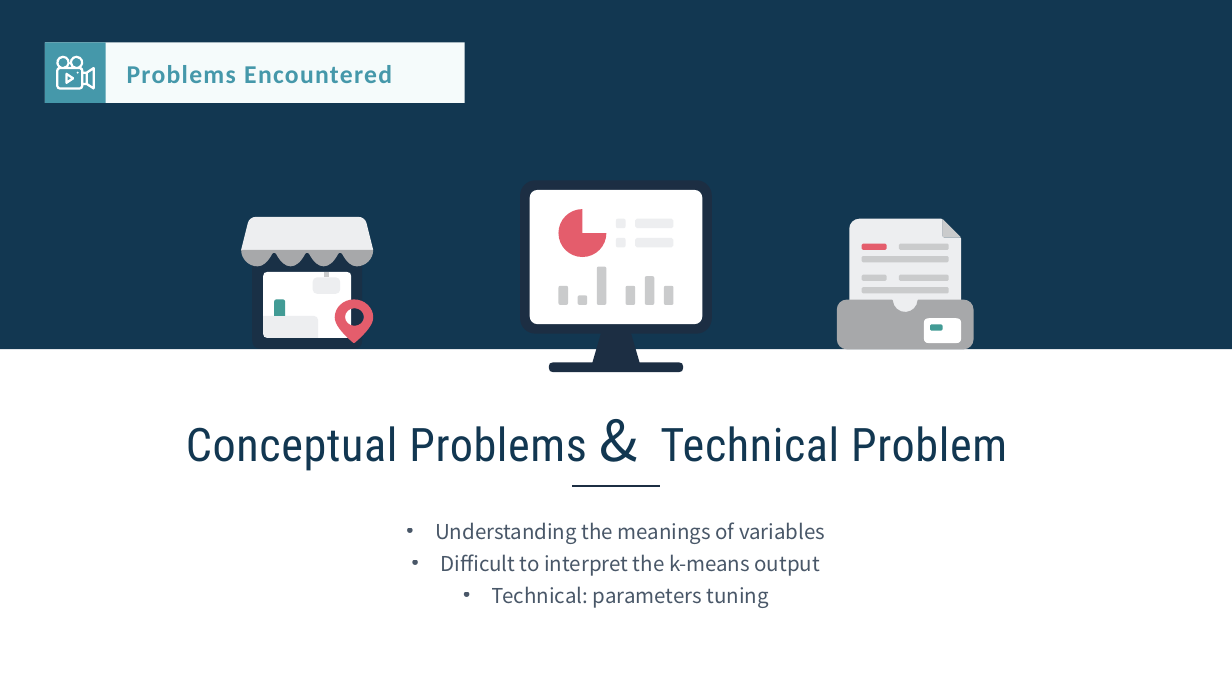
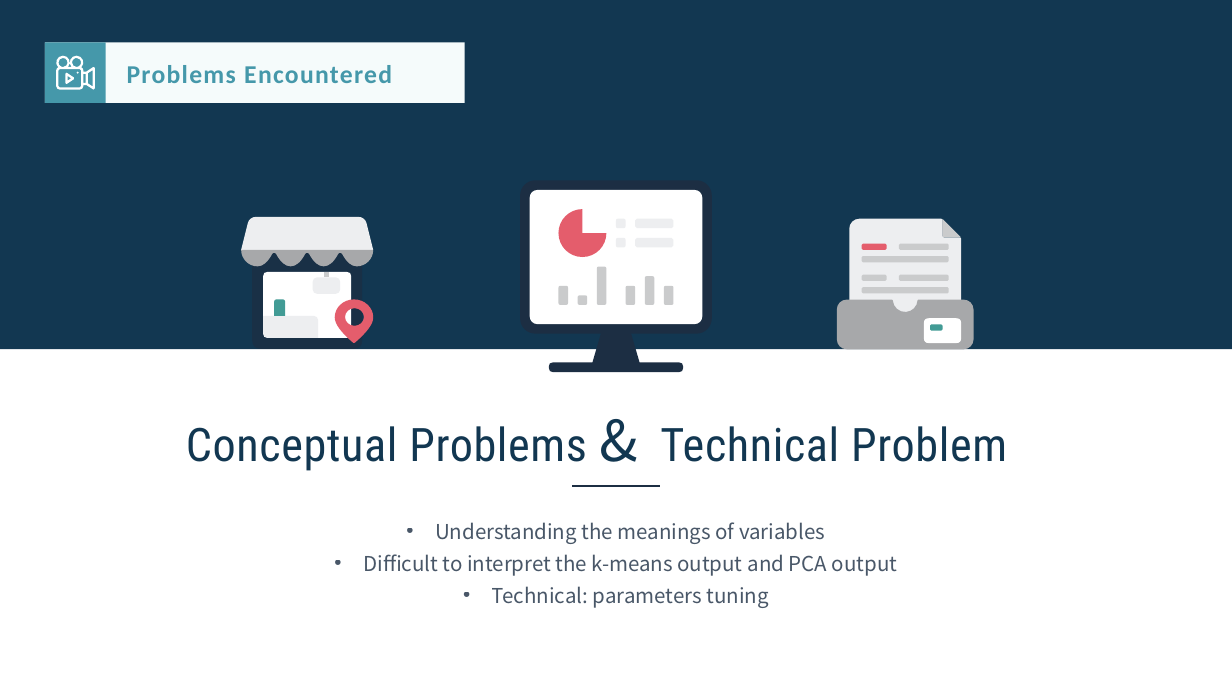
Before and after one commit to IST-718-Fall-2020/project_presendation-group13, a slide deck: slide 20 of IST718_Group13_Final_Presentation.pptx. Drawn at 1232x693 pixels with LibreOffice and Linux fonts; fonts in the diff are those of the drawing. Boxes give left, top, right and bottom in pixels: in the first picture for what was removed or moved away, otherwise in the second. Text is boxed around its words. In the diff, an @@ line names an element or a change of style, - is before the commit and + after.

```diff
--- a/IST718_Group13_Final_Presentation.pptx
+++ b/IST718_Group13_Final_Presentation.pptx
@@ text at bbox=[363, 554, 897, 576]: text changed @@
-• Difficult to interpret the k-means output
+• Difficult to interpret the k-means output and PCA output
```
Also in this commit, not shown: 1 other slide changed.
